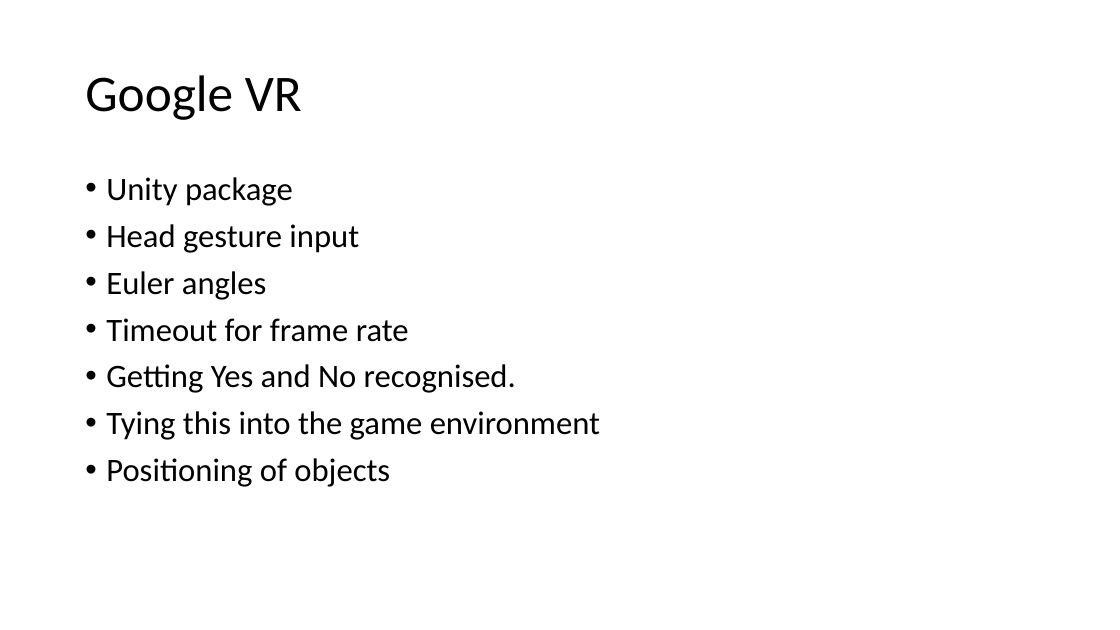
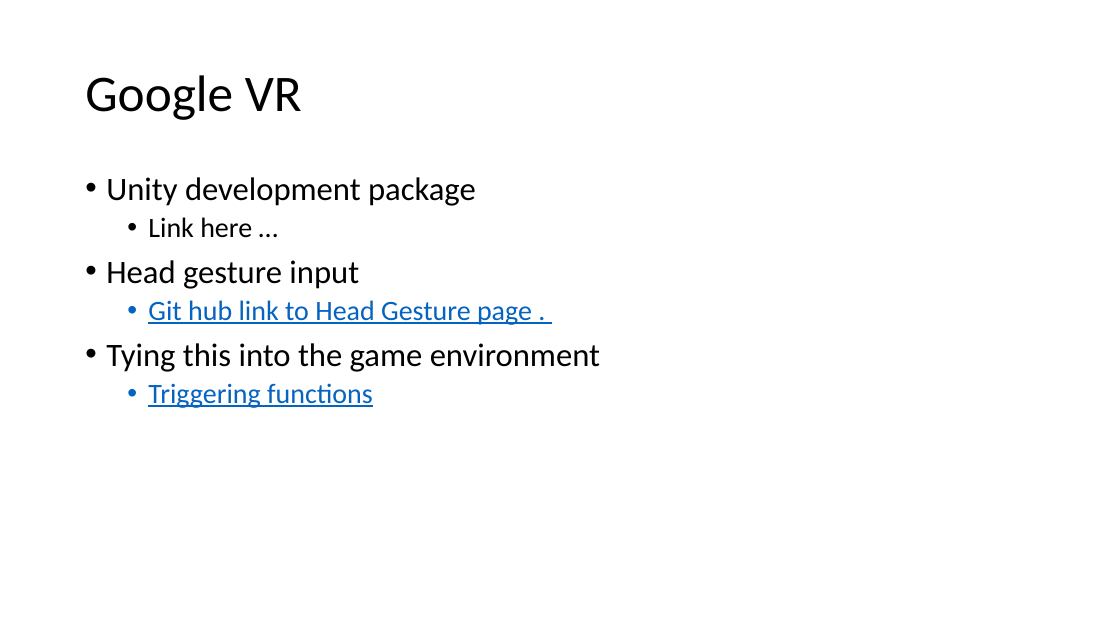
Before and after one commit to kevgleeson78/Gesture-Based-UI-Project, a slide deck: slide 5 of Presentation/New Microsoft PowerPoint Presentation.pptx. Drawn at 1120x630 pixels with LibreOffice and Linux fonts; fonts in the diff are those of the drawing. Boxes give left, top, right and bottom in pixels: in the first picture for what was removed or moved away, otherwise in the second. Text is boxed around its words. In the diff, an @@ line names an element or a change of style, - is before the commit and + after.

```diff
--- a/Presentation/New Microsoft PowerPoint Presentation.pptx
+++ b/Presentation/New Microsoft PowerPoint Presentation.pptx
@@ text at box(106, 177, 476, 238): text changed @@
-• Unity package
+• Unity development package
+  • Link here …
@@ text at box(148, 300, 532, 325): text changed; size 28 to 24 pt; text colour #000000 to #0563C1 @@
-• Euler angles
-• Timeout for frame rate
-• Getting Yes and No recognised.
+  • Git hub link to Head Gesture page .
@@ text at box(148, 383, 373, 408): text changed; size 28 to 24 pt; text colour #000000 to #0563C1 @@
-• Positioning of objects
+  • Triggering functions
```
Also in this commit, not shown: 7 other slides changed, 1 other file.
